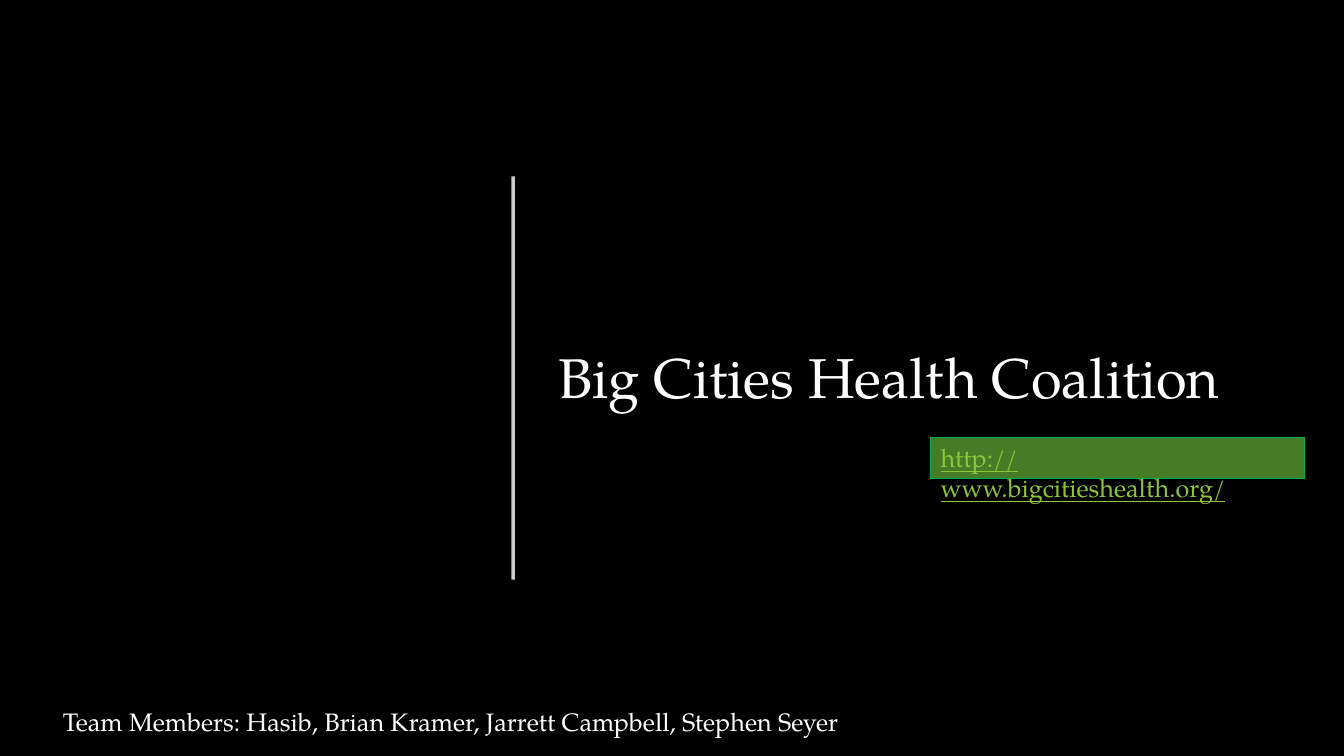
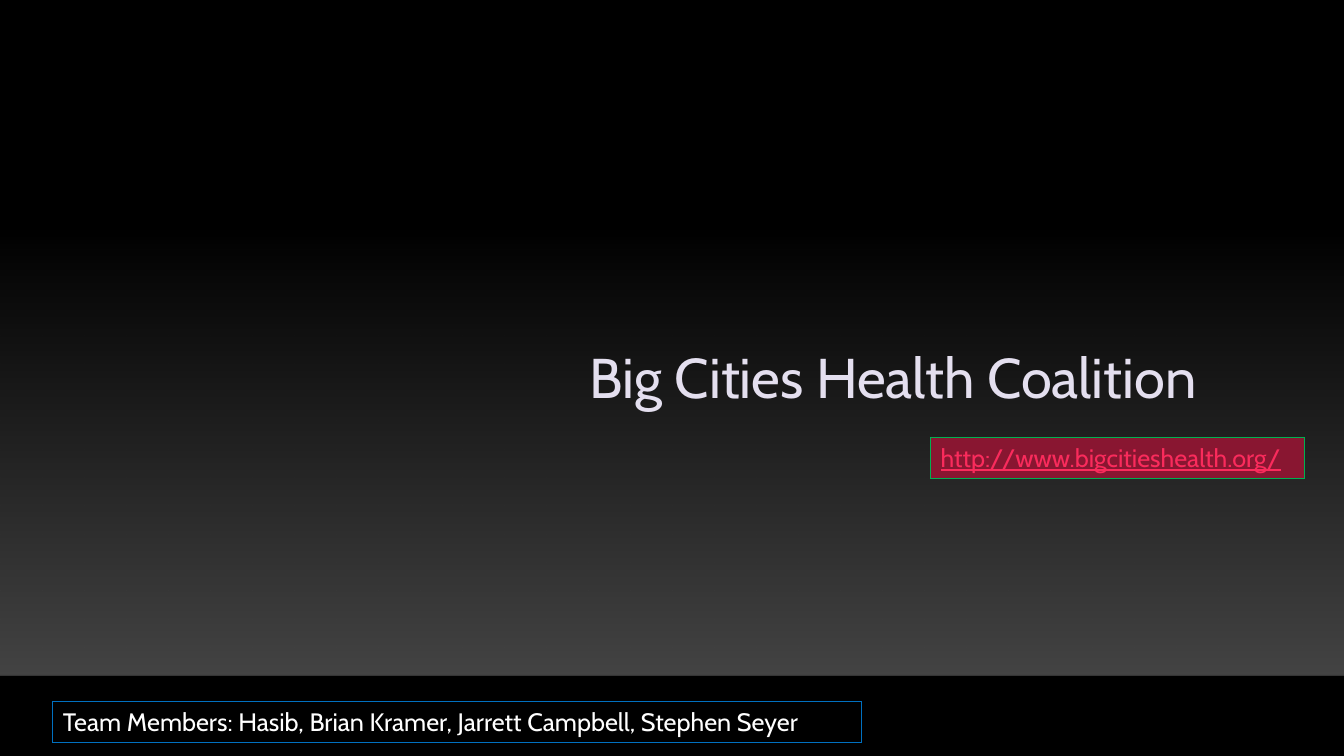
Before and after one commit to Remarkb/Project_Two, a slide deck: slide 1 of Big City Data.pptx. Drawn at 1344x756 pixels with LibreOffice and Linux fonts; fonts in the diff are those of the drawing; grey boxes stand for pictures; background and template pictures are left out. Boxes give left, top, right and bottom in pixels: in the first picture for what was removed or moved away, otherwise in the second. Text is boxed around its words. In the diff, an @@ line names an element or a change of style, - is before the commit and + after.

```diff
--- a/Big City Data.pptx
+++ b/Big City Data.pptx
@@ rectangle removed at box(0, 0, 1344, 756) @@
@@ text "Big Cities Health Coalition" at box(589, 356, 1196, 411): font TeX Gyre Pagella to Cabin, text colour #FFFFFF to #E4DFEF; alignment left to centre @@
@@ line removed from (513, 176) to (513, 580) @@
@@ rectangle removed at box(0, 222, 1344, 676) @@
@@ rectangle "http://www.bigcitieshealth.org/" at box(931, 438, 1305, 478): font TeX Gyre Pagella to Cabin, text colour #8FC639 to #FA2B5C; fill #477C27 to #891731 @@
@@ picture removed at box(0, 677, 1344, 756) @@
@@ line removed from (0, 678) to (1344, 678) @@
@@ rectangle "Team Members: Hasib, Brian Kramer, ...": place and size @@
-rectangle "Team Members: Hasib, Brian Kramer, ..." at box(63, 712, 838, 738)
+rectangle "Team Members: Hasib, Brian Kramer, ..." at box(52, 702, 861, 742)
@@ rectangle "Team Members: Hasib, Brian Kramer, ..." at box(52, 702, 861, 742): font TeX Gyre Pagella to Cabin; outline none to #0070C0 0.75 pt @@
```
Also in this commit, not shown: 2 other slides changed, 12 slides added, 9 slides removed.
